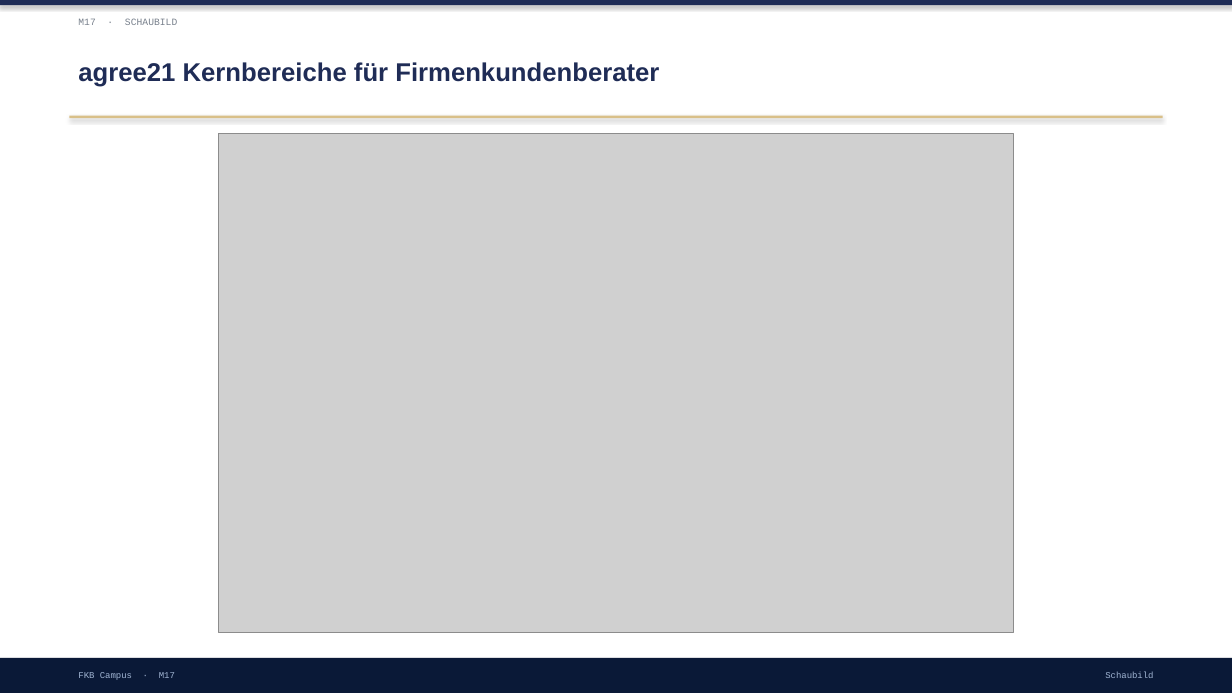
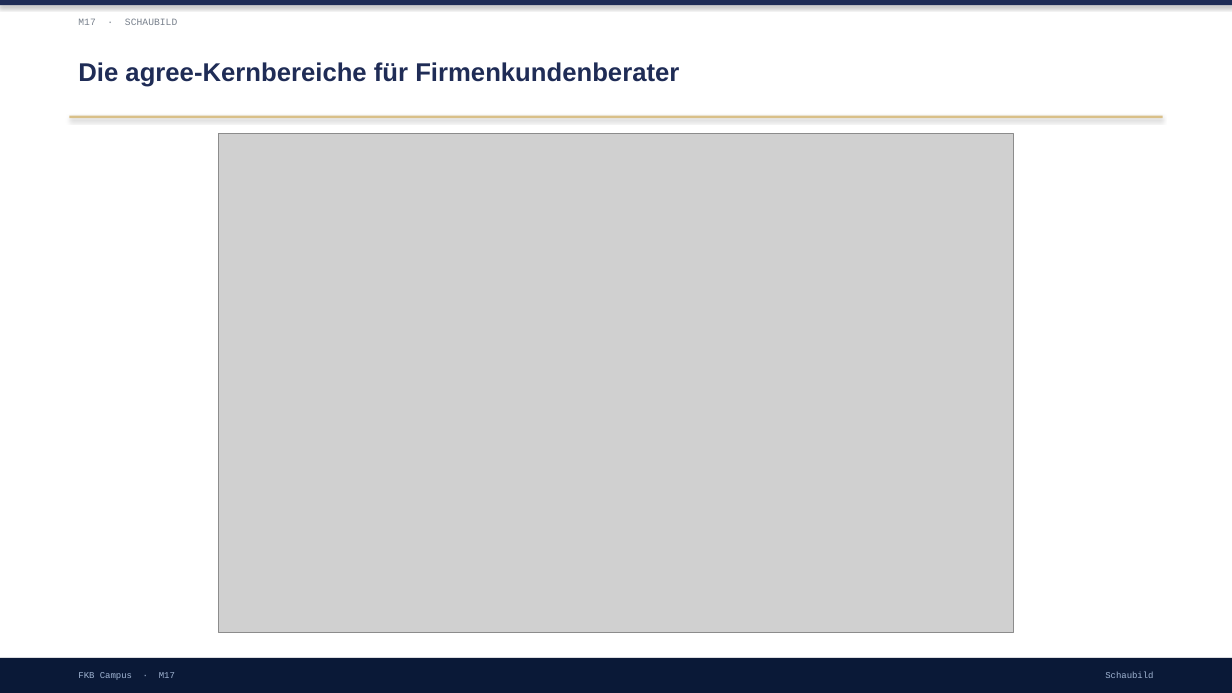
Before and after one commit to ck5rqc47pr-byte/firmenkundenakademie-online, a slide deck: slide 7 of protected-downloads/praesentation/M17.pptx (slide 6 before the commit). Drawn at 1232x693 pixels with LibreOffice and Linux fonts; fonts in the diff are those of the drawing; grey boxes stand for pictures. Boxes give left, top, right and bottom in pixels: in the first picture for what was removed or moved away, otherwise in the second. Text is boxed around its words. In the diff, an @@ line names an element or a change of style, - is before the commit and + after.

```diff
--- a/protected-downloads/praesentation/M17.pptx
+++ b/protected-downloads/praesentation/M17.pptx
@@ text at [78, 62, 679, 87]: text changed @@
-agree21 Kernbereiche für Firmenkundenberater
+Die agree-Kernbereiche für Firmenkundenberater
```
Also in this commit, not shown: 2 other slides changed, 6 slides added, 7 slides removed, 1 other file.
